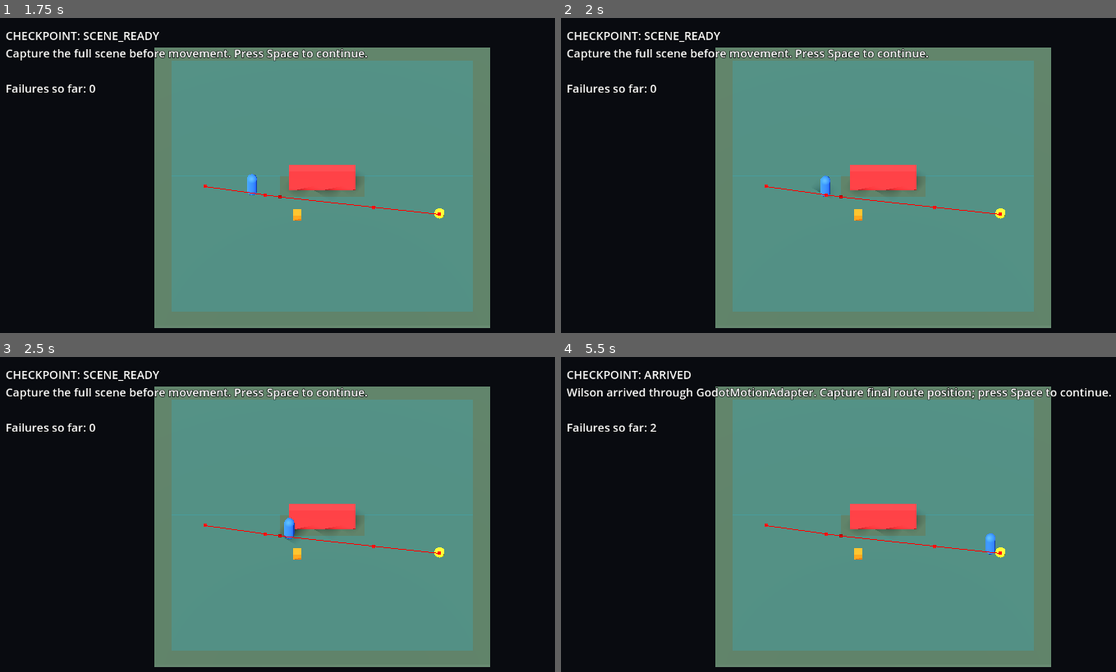
Above: before the commit, frames 1-4 (two rows, left to right).
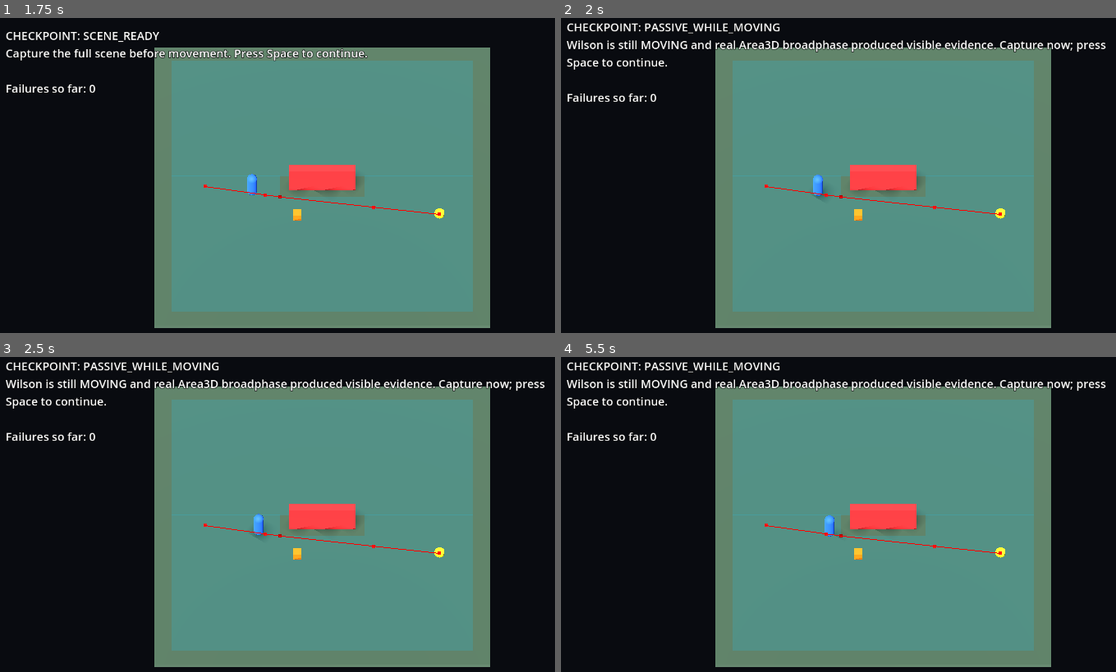
Above: after the commit, the same moments.

Repository: RrR2010/wilson-shipwrecked
Game: Godot game, scene res://tests/scenes/spatial_navigation_perception/spatial_navigation_perception.tscn
The game is run twice, just before and just after one commit, with the same random seed, the same clock (stepped at 60 frames per second) and the same inputs. The project has no main scene, so this scene is started directly.
Inputs:
- Up to frame 1 (1.75 s): tap Space at 0.5, 0.77, 1.25, 1.52 s
- Up to frame 2 (2 s): no input
- Up to frame 3 (2.5 s): tap Space at 2 s
- Up to frame 4 (5.5 s): tap Space at 2.75, 3.02, 3.5, 3.77, 4.25, 4.52 s

Frame 1 is identical in both runs. In frame 2, 4.2% of the frame differs, in the area x 1-99%, y 1-58%; in frame 3, 4.2%; in frame 4, 4.8%, in the area x 1-100%, y 1-63%.

Commit message:
Revalidate active passive candidates while moving

Diff:
--- a/src/infrastructure/spatial/godot_passive_spatial_sensor.gd
+++ b/src/infrastructure/spatial/godot_passive_spatial_sensor.gd
@@ -10,11 +10,13 @@
 ## the Area3D snapshot and also queries the physics space directly using the sensor's
 ## collision shapes. The direct query avoids depending on Area3D's once-per-physics-step
 ## overlap cache when a moving sensor crosses a candidate between cache updates.
+## Active candidates are re-requested for semantic validation while the sensor moves,
+## because metric distance and LOS can change without any broadphase membership edge.
 
 const MOVING_RECONCILE_FRAMES := 6
 const STATIC_RECONCILE_FRAMES := 60
 const MOVEMENT_REFRESH_DISTANCE := 0.10
-const DEBUG_BUILD := "passive_sensor_reconcile_v3_direct_shape"
+const DEBUG_BUILD := "passive_sensor_reconcile_v4_revalidate"
 
 var _sensor_area: Area3D
 var _ref_by_collision_id: Dictionary = {}
@@ -83,7 +85,7 @@
 	return _active_by_key.size()
 
 
-func reconcile_overlaps() -> bool:
+func reconcile_overlaps(request_active_revalidation: bool = false) -> bool:
 	if _sensor_area == null or not is_instance_valid(_sensor_area) or not _sensor_area.is_inside_tree():
 		return false
 
@@ -100,19 +102,23 @@
 	if changed:
 		_active_by_key = current_by_key
 		_dirty = true
+	elif request_active_revalidation and not _active_by_key.is_empty():
+		_dirty = true
 
 	_last_reconcile_position = _sensor_area.global_position
 	_has_reconcile_position = true
 	_physics_frames_since_reconcile = 0
 	_reconcile_count += 1
-	if changed or direct_hits > 0 or not overlapping_bodies.is_empty() or not overlapping_areas.is_empty() or _reconcile_count <= 2:
-		print("[PASSIVE_SENSOR][RECONCILE] count=%d cached_bodies=%d cached_areas=%d direct_hits=%d bound=%d changed=%s position=%s" % [
+	if changed or request_active_revalidation or direct_hits > 0 or not overlapping_bodies.is_empty() or not overlapping_areas.is_empty() or _reconcile_count <= 2:
+		print("[PASSIVE_SENSOR][RECONCILE] count=%d cached_bodies=%d cached_areas=%d direct_hits=%d bound=%d changed=%s revalidate=%s dirty=%s position=%s" % [
 			_reconcile_count,
 			overlapping_bodies.size(),
 			overlapping_areas.size(),
 			direct_hits,
 			current_by_key.size(),
 			changed,
+			request_active_revalidation,
+			_dirty,
 			str(_sensor_area.global_position),
 		])
 	return changed
@@ -136,7 +142,7 @@
 	var moved: bool = current_position.distance_to(_last_reconcile_position) >= MOVEMENT_REFRESH_DISTANCE
 	var due_frames: int = MOVING_RECONCILE_FRAMES if moved else STATIC_RECONCILE_FRAMES
 	if _physics_frames_since_reconcile >= due_frames:
-		reconcile_overlaps()
+		reconcile_overlaps(moved)
 
 
 func _collect_direct_shape_overlaps(output: Dictionary) -> int:
